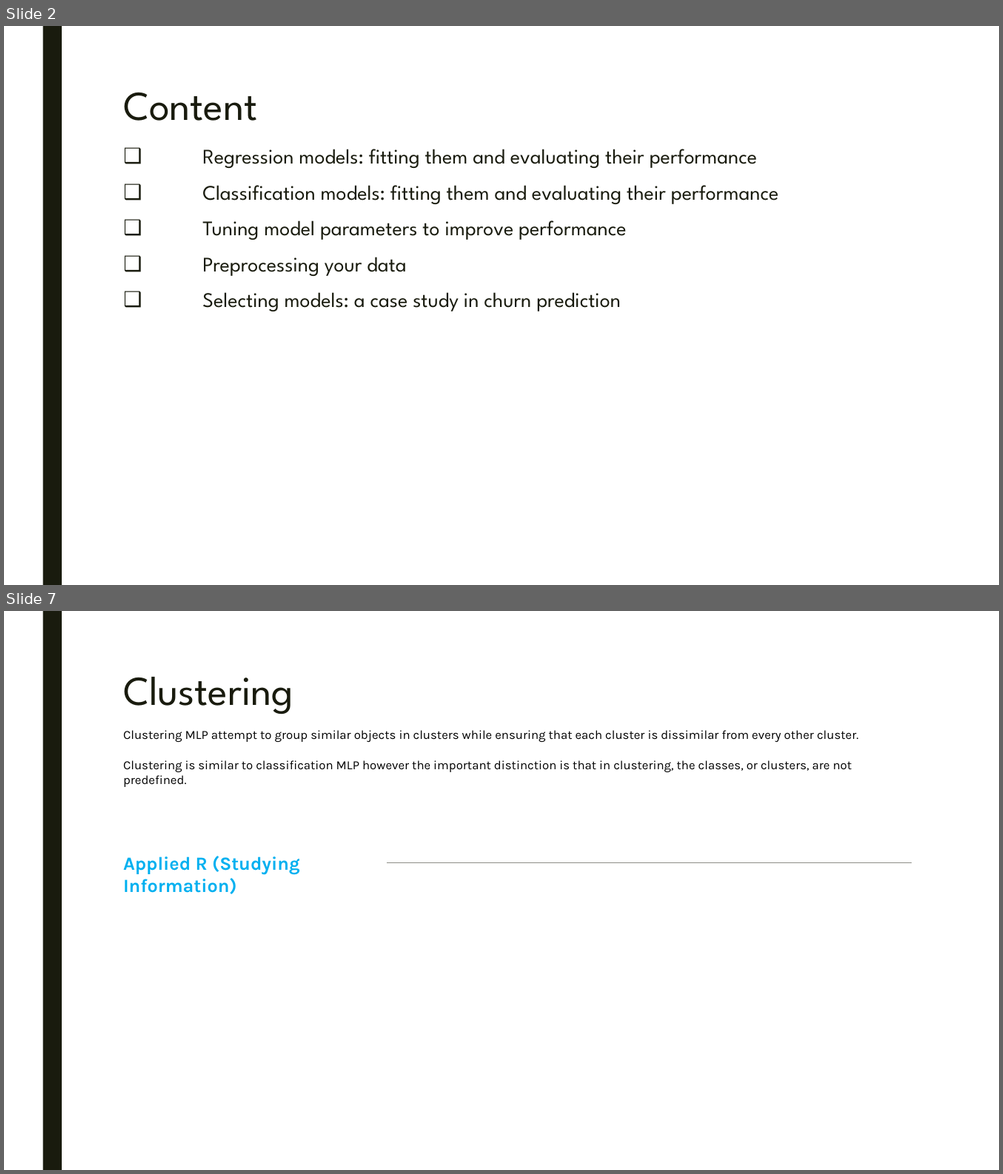
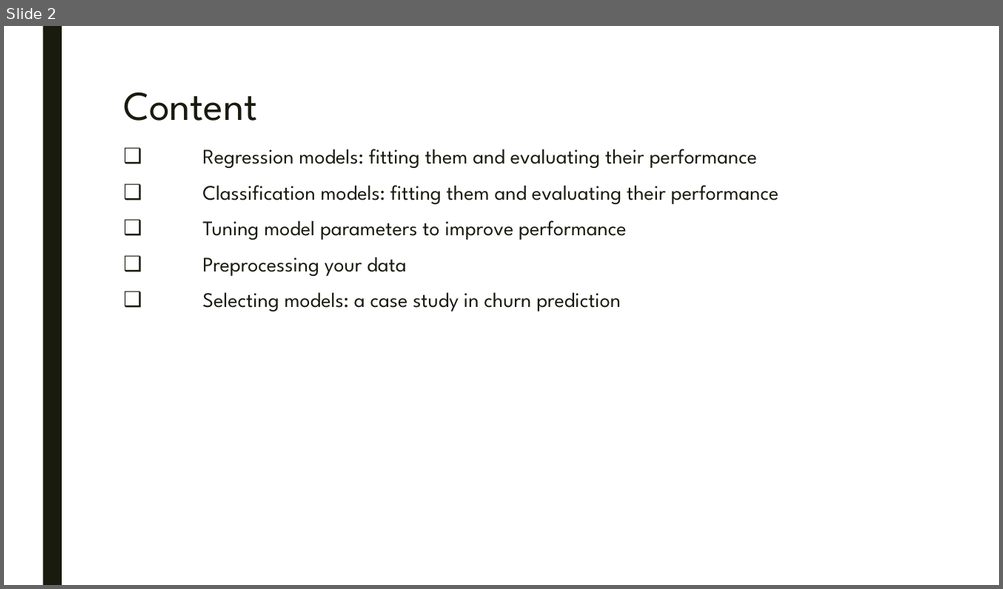
Before and after one commit to parcap/business-education, a slide deck: Machine-Learning-Toolbox/Machine Learning Toolbox.pptx. Shown one above the other, each under a label of ours: slides 2 and 7 before the commit, slide 2 after it; the slides between them are not shown. The pictures are 1003x1174 and 1003x589 pixels, drawn with LibreOffice and Linux fonts; fonts in the diff are those of the drawing. Boxes give left, top, right and bottom in pixels: in the first picture for what was removed or moved away, otherwise in the second. Text is boxed around its words. In the diff, an @@ line names an element or a change of style, - is before the commit and + after.

```diff
--- a/Machine-Learning-Toolbox/Machine Learning Toolbox.pptx
+++ b/Machine-Learning-Toolbox/Machine Learning Toolbox.pptx
@@ slide 7 removed at bbox=[4, 611, 999, 1170], background #FFFFFF; not listed: 1 template element that a slide beside it also shows @@
@@ title removed at bbox=[123, 677, 293, 714] @@
-Clustering
@@ text removed at bbox=[123, 730, 858, 787] @@
-Clustering MLP attempt to group similar objects in clusters while ensuring that each cluster is dissimilar from every other cluster.
-Clustering is similar to classification MLP however the important distinction is that in clustering, the classes, or clusters, are not predefined.
@@ text removed at bbox=[123, 856, 300, 894] @@
-Applied R (Studying Information)
@@ line removed from (387, 863) to (911, 863) @@
```
Also in this commit, not shown: 1 slide changed, 1 slide added, 3 other slides removed, 4 other files.
